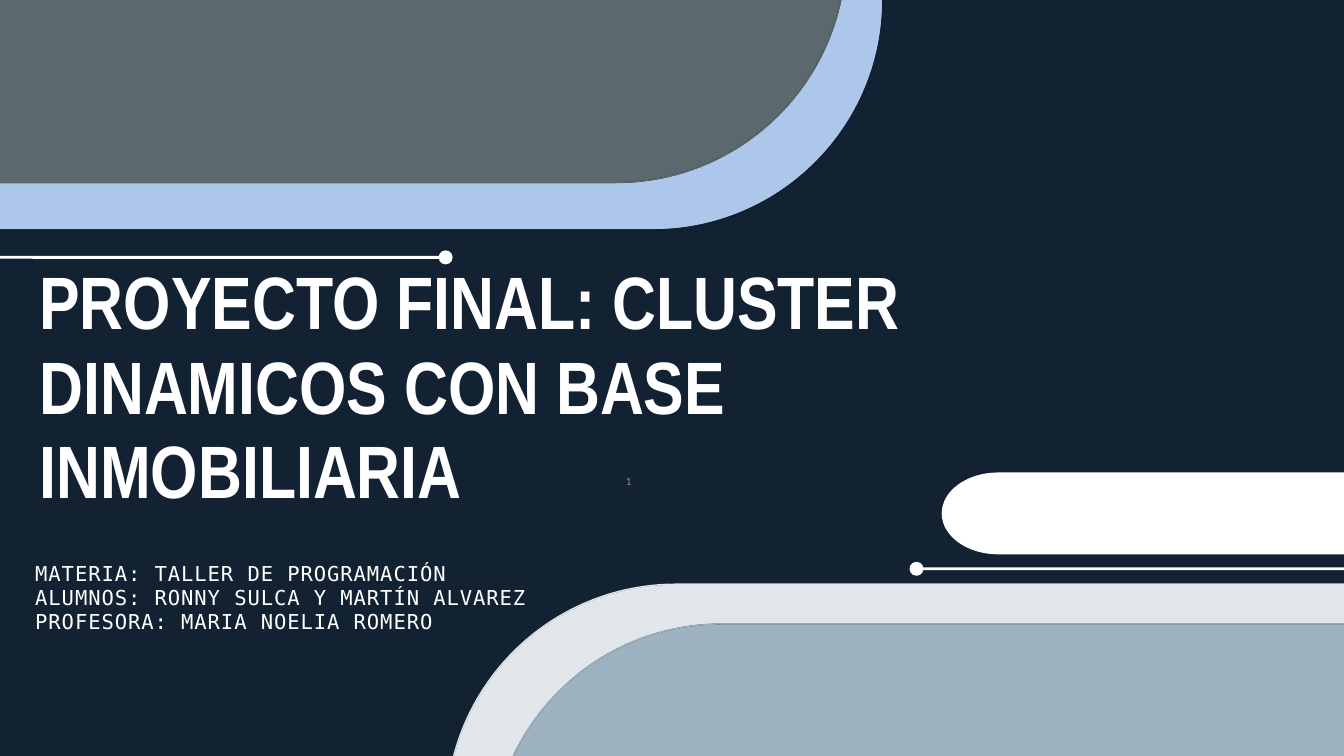
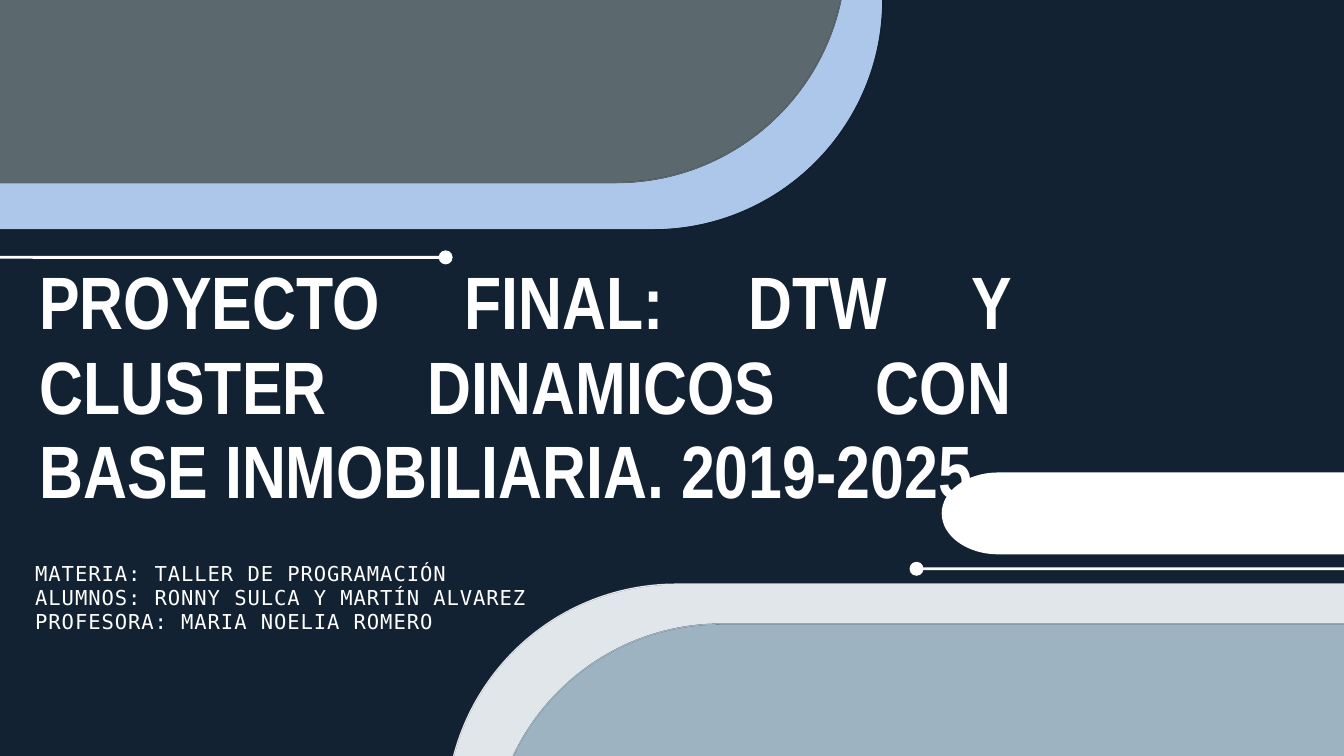
Before and after one commit to alvarezmartin2411-debug/Big-Data-UBA--Grupo-2, a slide deck: slide 1 of Proyecto Final/Entrega final - Proyecto final Grupo 2 - Taller de Programación.pptx. Drawn at 1344x756 pixels with LibreOffice and Linux fonts; fonts in the diff are those of the drawing. Boxes give left, top, right and bottom in pixels: in the first picture for what was removed or moved away, otherwise in the second. Text is boxed around its words. In the diff, an @@ line names an element or a change of style, - is before the commit and + after.

```diff
--- a/Proyecto Final/Entrega final - Proyecto final Grupo 2 - Taller de Programación.pptx
+++ b/Proyecto Final/Entrega final - Proyecto final Grupo 2 - Taller de Programación.pptx
@@ text at box(39, 277, 1012, 512): text changed @@
-PROYECTO FINAL: CLUSTER DINAMICOS CON BASE INMOBILIARIA
+PROYECTO FINAL: DTW Y CLUSTER DINAMICOS CON BASE INMOBILIARIA. 2019-2025.
@@ page number removed at box(626, 478, 632, 485) @@
-1
```
Also in this commit, not shown: 4 other slides changed, 1 slide added.
